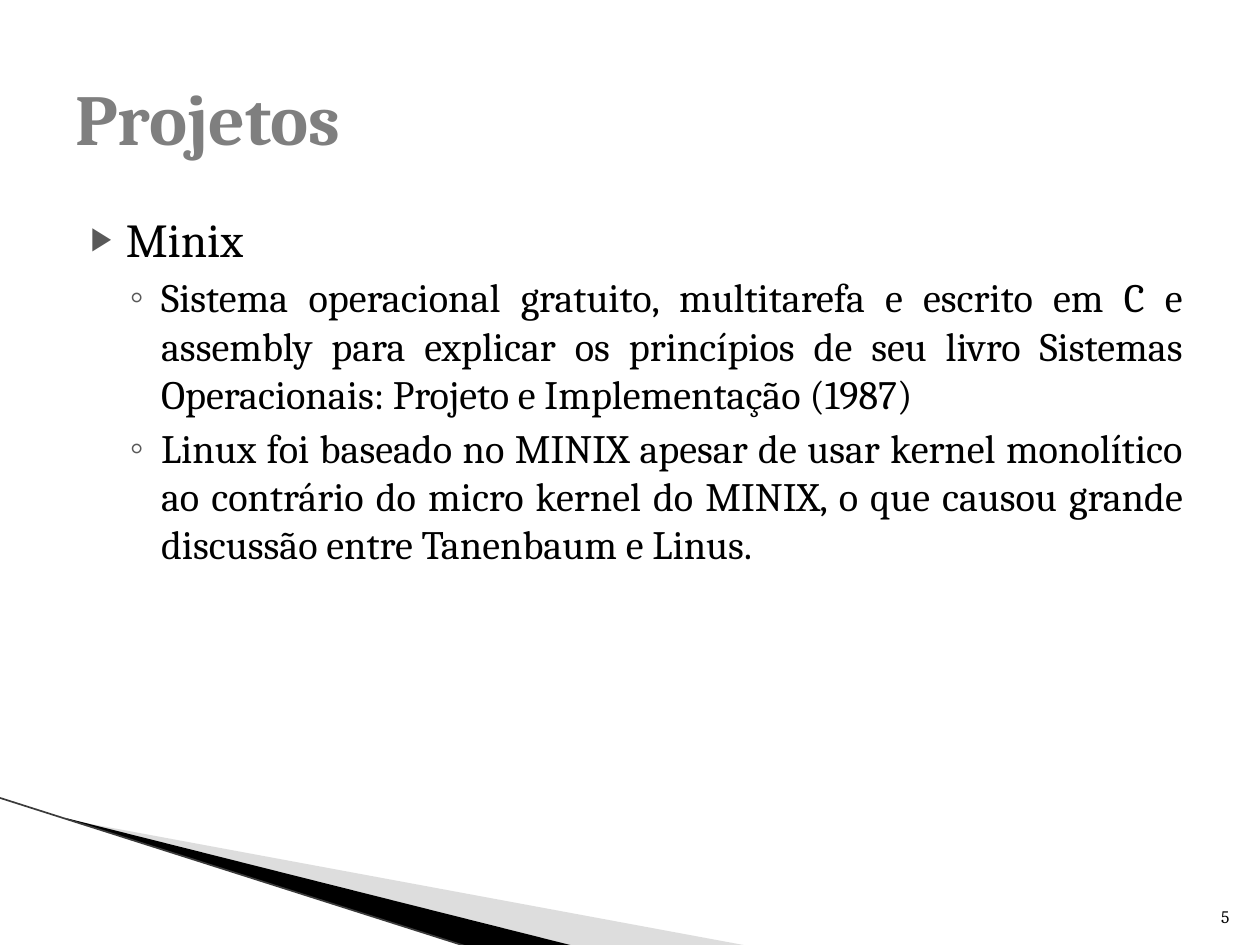
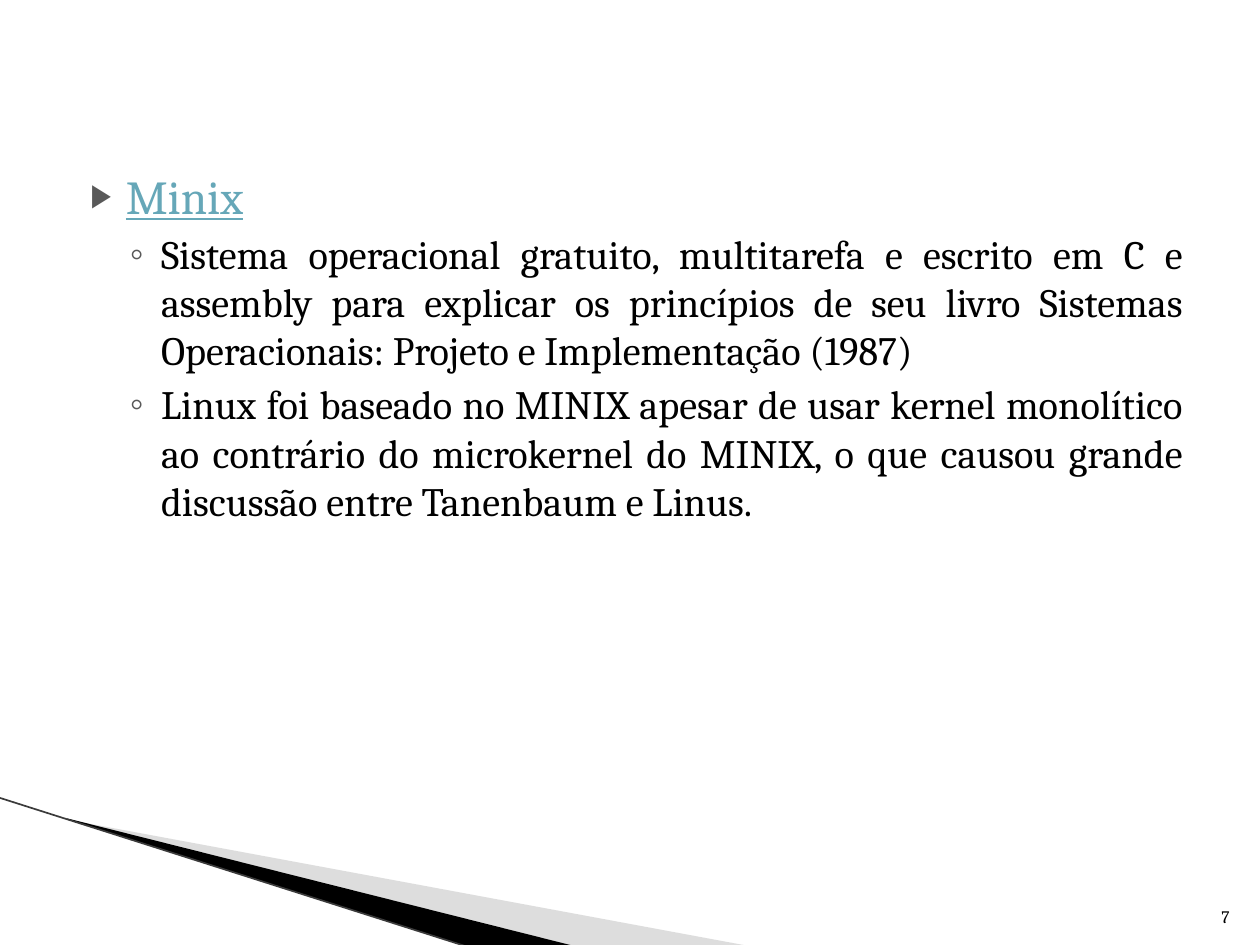
Before and after one commit to WhoisBsa/Faculdade, a slide deck: slide 7 of 3º Periodo Computação/S.O/Trabalho Tanenbaum/Tanenbaum.pptx (slide 5 before the commit). Drawn at 1260x945 pixels with LibreOffice and Linux fonts; fonts in the diff are those of the drawing; background and template pictures are left out. Boxes give left, top, right and bottom in pixels: in the first picture for what was removed or moved away, otherwise in the second. Text is boxed around its words. In the diff, an @@ line names an element or a change of style, - is before the commit and + after.

```diff
--- a/3º Periodo Computação/S.O/Trabalho Tanenbaum/Tanenbaum.pptx
+++ b/3º Periodo Computação/S.O/Trabalho Tanenbaum/Tanenbaum.pptx
@@ title removed at box(75, 95, 340, 160) @@
-Projetos
@@ text "Minix": place and size @@
-text "Minix" at box(126, 225, 1183, 560)
+text "Minix" at box(126, 182, 1183, 517)
@@ text at box(126, 182, 243, 220): text colour #000000 to #66A7B8, underline on in "Minix" @@
@@ text at box(161, 390, 1183, 517): spaces changed @@
-  ◦ Linux foi baseado no MINIX apesar de usar kernel monolítico ao contrário do micro kernel do MINIX, o que causou grande discussão entre Tanenbaum e Linus.
+  ◦ Linux foi baseado no MINIX apesar de usar kernel monolítico ao contrário do microkernel do MINIX, o que causou grande discussão entre Tanenbaum e Linus.
@@ page number at box(1221, 911, 1229, 923): text changed @@
-5
+7
```
Also in this commit, not shown: 7 other slides changed, 6 slides added, 4 slides removed.
